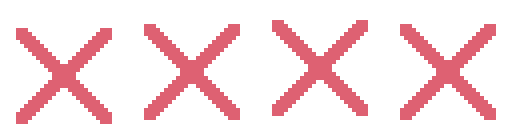
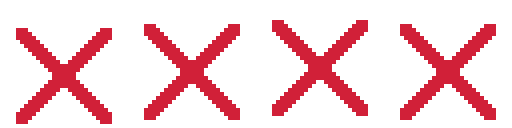
Layered file, before and after one edit (512x128). Changes by layer:
"cross": opacity 71% → 100%, moved it above "helper" over box(16, 20, 496, 124)
